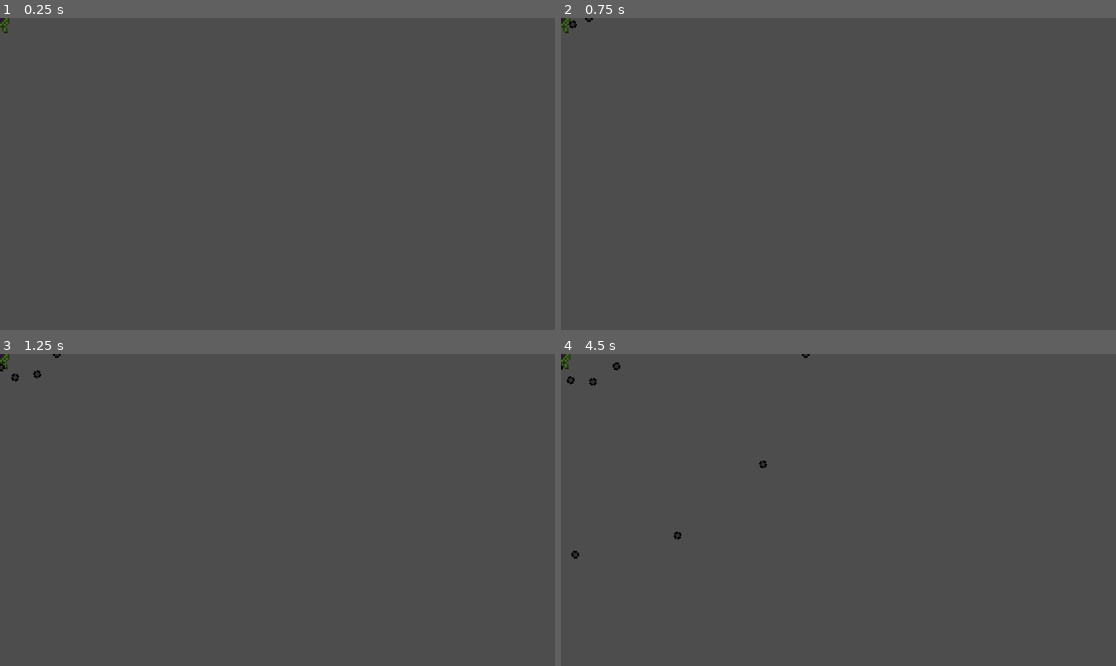
Above: before the commit, frames 1-4 (two rows, left to right).
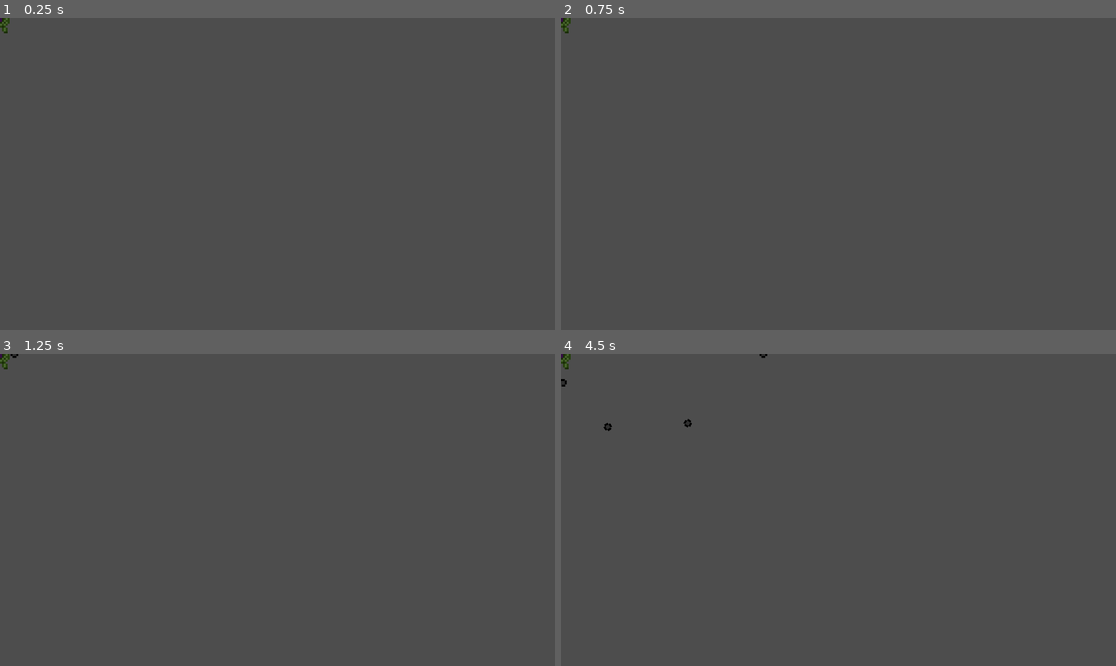
Above: after the commit, the same moments.

Repository: Lila-Kuhlt/Close-Encounters-of-the-Jeff-Kind
Game: Godot game, scene res://scenes/aliens/FatAlien.tscn
Two runs of this game, one before a commit and one after it. Both use one fixed random seed, a clock stepped at 60 frames per second and the inputs below. This scene is started directly instead of the project's main scene.
Inputs:
- Up to frame 1 (0.25 s): no input
- Up to frame 2 (0.75 s): tap Enter at 0.5 s; hold D (right) from 0.53 s (still down)
- Up to frame 3 (1.25 s): keep holding D (right)
- Up to frame 4 (4.5 s): tap Space at 1.25 s; release D (right) at 1.28 s; hold S (down) 1.28-2.03 s; hold D (right) 2.03-2.78 s; hold W (up) 2.78-3.53 s; hold A (left) from 3.53 s (still down)

Frame 1 is identical in both runs. In frame 2, less than 0.1% of the frame differs, in the area x 1-6%, y 0-4%; in frame 3, 0.1%; in frame 4, 0.3%, in the area x 0-45%, y 0-66%.
Error in both runs: Invalid access to property or key '_astar' on a base object of type 'Window'. (res://scenes/aliens/FatAlien.gd:10)

Commit message:
Adjust bullet timer for `FatAlien`
Simplify bullet rotation code

Diff:
--- a/godot/scenes/aliens/FatAlien.gd
+++ b/godot/scenes/aliens/FatAlien.gd
@@ -24,7 +24,7 @@
 func _on_timer_timeout():
 	var bullet = Bullet.instantiate()
 	bullet.direction = Vector2.from_angle(x)
-	bullet.rotate(atan2(bullet.direction.y, bullet.direction.x) - PI/2)
+	bullet.rotation = x - PI/2
 	bullet.position = position
 	x += 0.5
 	get_parent().add_child(bullet)
--- a/godot/scenes/aliens/FatAlien.tscn
+++ b/godot/scenes/aliens/FatAlien.tscn
@@ -10,9 +10,6 @@
 [node name="Sprite2D" parent="." index="0"]
 texture = ExtResource("3_7pk35")
 
-[node name="Timer" parent="." index="2"]
-wait_time = 0.25
-
 [node name="WalkTimer" type="Timer" parent="." index="3"]
 wait_time = 1.5
 autostart = true
--- a/godot/scenes/aliens/FixedAlien.gd
+++ b/godot/scenes/aliens/FixedAlien.gd
@@ -9,8 +9,8 @@
 	var bullet2 = Bullet.instantiate()
 	bullet.direction = Vector2.from_angle(x)
 	bullet2.direction = -Vector2.from_angle(x)
-	bullet.rotate(atan2(bullet.direction.y, bullet.direction.x) - PI/2)
-	bullet2.rotate(atan2(bullet.direction.y, bullet.direction.x) - PI/2)
+	bullet.rotation = x - PI/2
+	bullet2.rotation = x - PI/2
 	bullet.position = position
 	bullet2.position = position
 	x += PI/2
